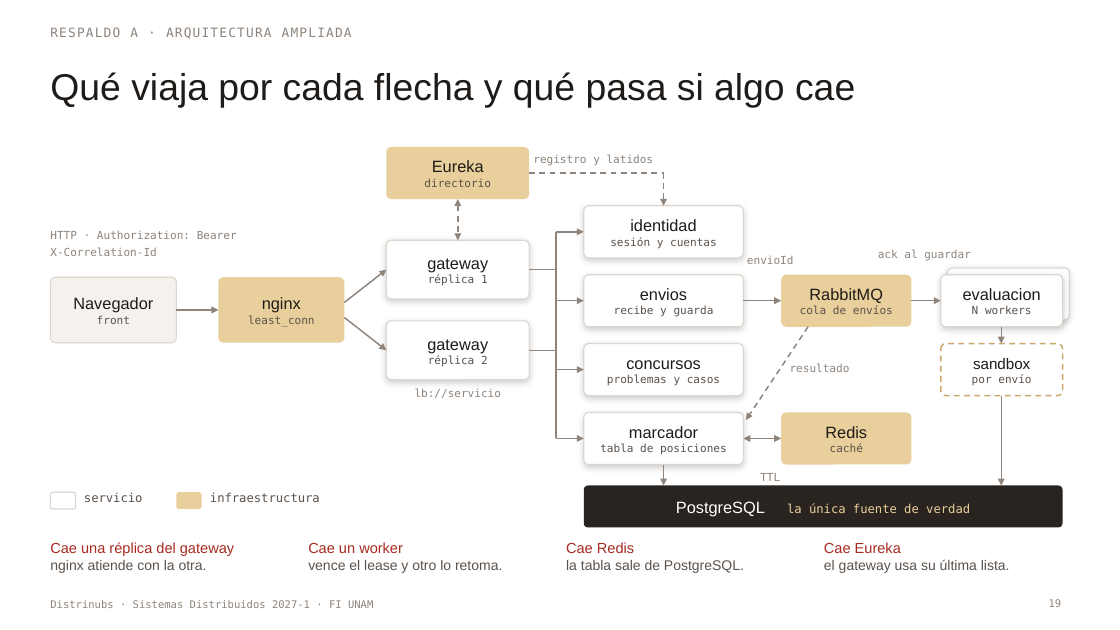
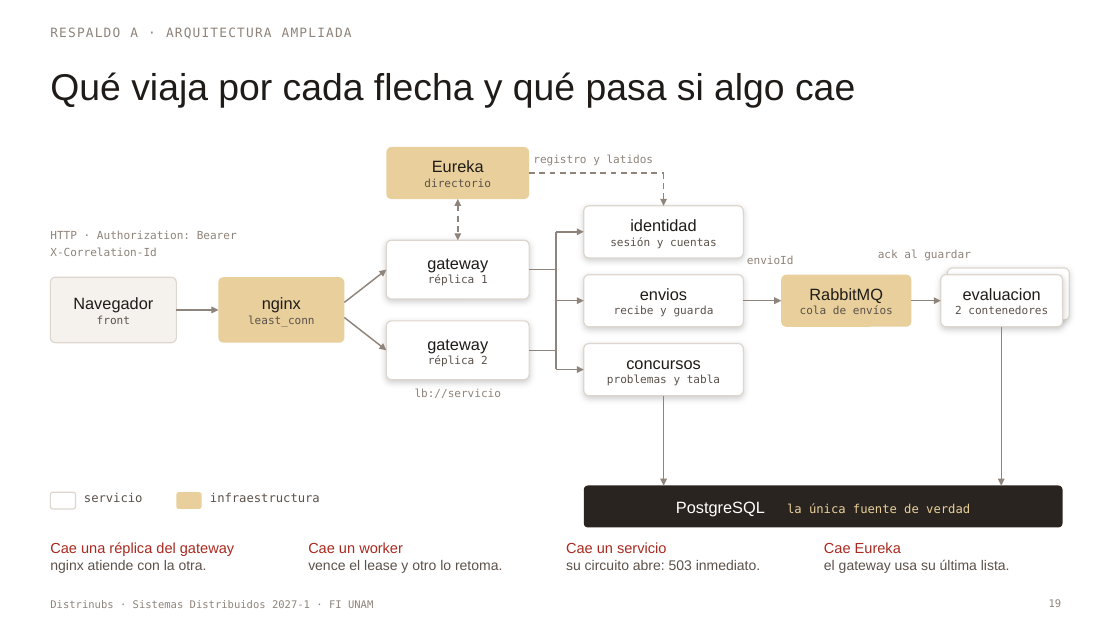
Before and after one commit to Delta2904/sd-2027-1-distrinubs, a slide deck: slide 19 of docs/pitch-distrinubs.pptx. Drawn at 1120x630 pixels with LibreOffice and Linux fonts; fonts in the diff are those of the drawing. Boxes give left, top, right and bottom in pixels: in the first picture for what was removed or moved away, otherwise in the second. Text is boxed around its words. In the diff, an @@ line names an element or a change of style, - is before the commit and + after.

```diff
--- a/docs/pitch-distrinubs.pptx
+++ b/docs/pitch-distrinubs.pptx
@@ line moved from (556, 232) - (556, 439) to (556, 232) - (556, 370) @@
@@ arrow removed from (808, 327) to (746, 420) @@
@@ text at [955,306,1048,314]: text changed @@
-N workers
+2 contenedores
@@ arrow moved from (1002, 396) - (1002, 486) to (1002, 328) - (1002, 486) @@
@@ arrow removed from (1002, 327) to (1002, 344) @@
@@ rounded rectangle removed at [941,344,1063,396] @@
@@ text removed at [972,358,1031,385] @@
-sandbox
-por envío
@@ text at [607,375,720,386]: text changed @@
-problemas y casos
+problemas y tabla
@@ text removed at [790,363,850,372] @@
-resultado
@@ rounded rectangle removed at [584,413,744,465] @@
@@ arrow moved from (664, 465) - (664, 486) to (664, 397) - (664, 486) @@
@@ rounded rectangle removed at [781,413,912,465] @@
@@ arrow removed from (556, 439) to (584, 439) @@
@@ text removed at [600,426,727,455] @@
-marcador
-tabla de posiciones
@@ double arrow removed from (744, 439) to (781, 439) @@
@@ text removed at [825,426,867,452] @@
-Redis
-caché
@@ text removed at [760,473,780,481] @@
-TTL
@@ text at [566,542,760,570]: text changed @@
-Cae Redis
-la tabla sale de PostgreSQL.
+Cae un servicio
+su circuito abre: 503 inmediato.
```
Also in this commit, not shown: 17 other slides changed, 1 slide added.
